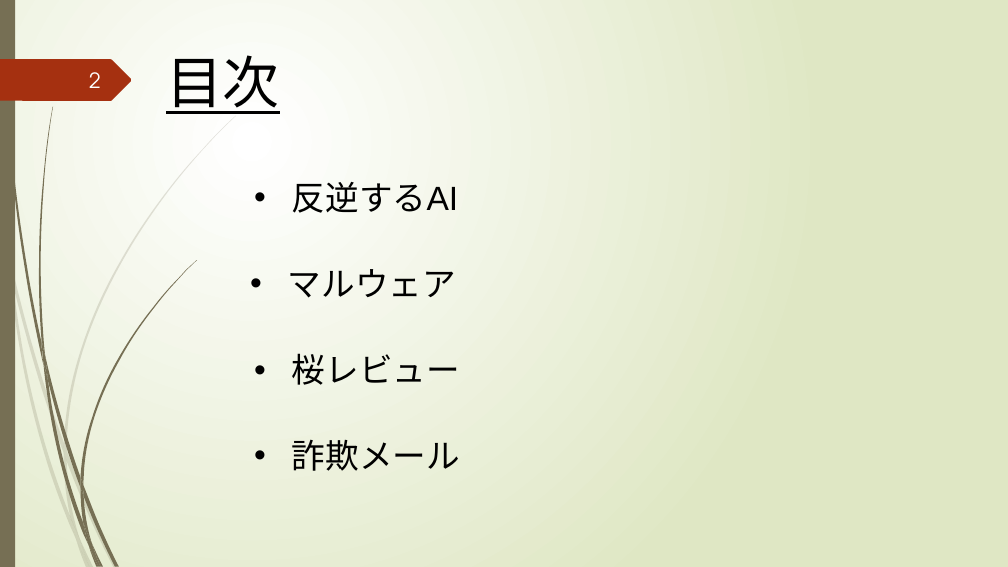
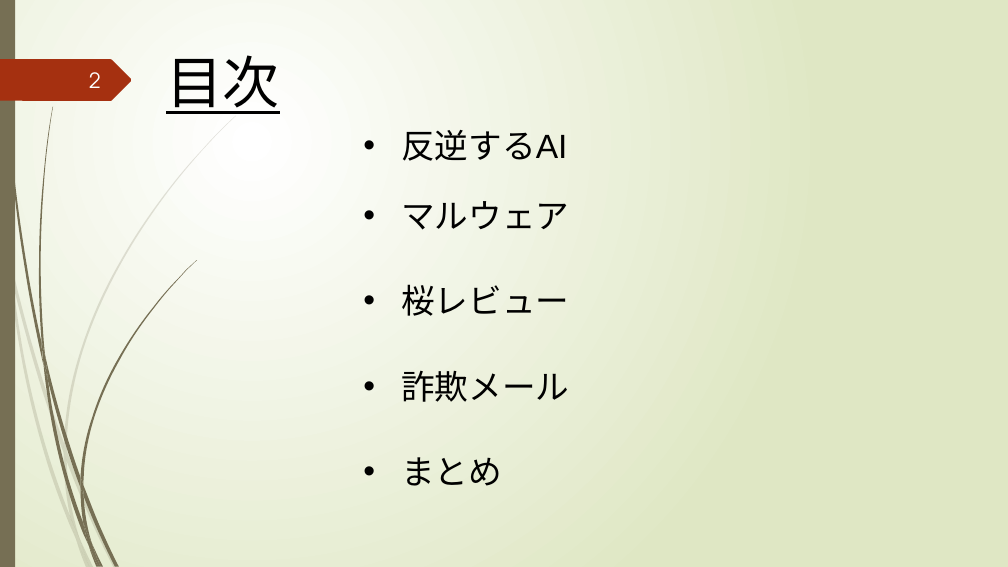
Before and after one commit to tmkttmkt/DevilTRex, a slide deck: slide 2 of その他/夏休みの課題のゲーム/GODAIGOisME_by森田/夏課題_ネットワーク技術/発表用.pptx. Drawn at 1008x567 pixels with LibreOffice and Linux fonts; fonts in the diff are those of the drawing. Boxes give left, top, right and bottom in pixels: in the first picture for what was removed or moved away, otherwise in the second. Text is boxed around its words. In the diff, an @@ line names an element or a change of style, - is before the commit and + after.

```diff
--- a/その他/夏休みの課題のゲーム/GODAIGOisME_by森田/夏課題_ネットワーク技術/発表用.pptx
+++ b/その他/夏休みの課題のゲーム/GODAIGOisME_by森田/夏課題_ネットワーク技術/発表用.pptx
@@ text "反逆するAI": place and size @@
-text "反逆するAI" at [292, 182, 458, 213]
+text "反逆するAI" at [401, 130, 567, 161]
@@ text "マルウェア": place and size @@
-text "マルウェア" at [288, 269, 456, 298]
+text "マルウェア" at [401, 201, 569, 230]
@@ text "桜レビュー": place and size @@
-text "桜レビュー" at [292, 353, 460, 385]
+text "桜レビュー" at [401, 284, 569, 316]
@@ text "詐欺メール": place and size @@
-text "詐欺メール" at [292, 440, 460, 471]
+text "詐欺メール" at [401, 371, 569, 402]
@@ text added at [401, 457, 502, 486], 32 pt, text #000000 @@
+• まとめ
```
Also in this commit, not shown: 3 other slides changed, 8 slides added, 3 slides removed, 6 other files.
